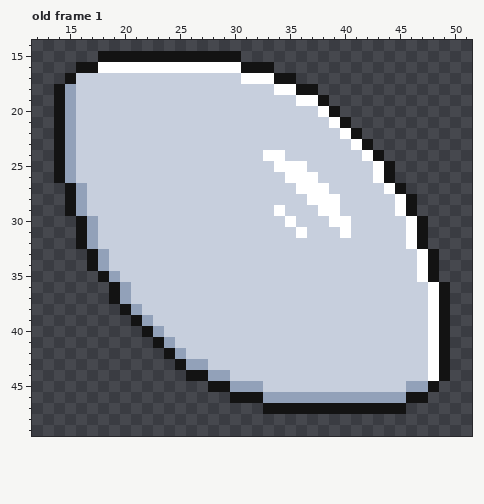
Two states of a animated GIF sprite, lancewells_github_io/public/images/Item_Shop/Items/Wondrous/Scale.gif. That is the earlier state.
The file is 64x64 pixels, 11 frames. Shown: old frame 1: x 12..51, y 14..49. The commit also changed other frames, which this record leaves out.
The result:
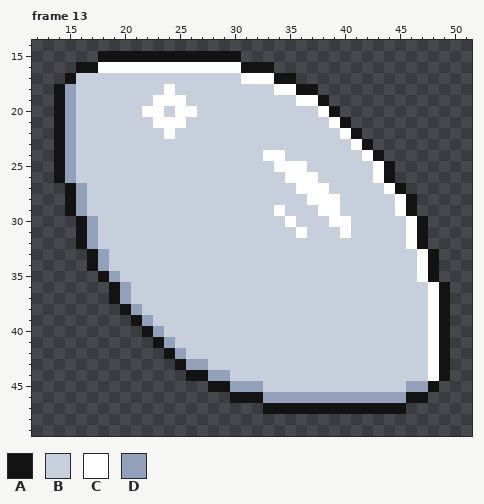
Palette (. is transparent): A #131313  B #c7cfdd  C #ffffff  D #92a1b9
A new or re-ordered frame is compared with the old frame closest to it.
Difference:
frames 11 -> 15
Frame 13 is new; against old frame 1:
y 18: x 24 B -> C
y 19: x 23..25 BBB -> CCC
y 20: x 22..23 BB -> CC; x 25..26 BB -> CC
y 21: x 23..25 BBB -> CCC
y 22: x 24 B -> C
Pixel boxes of the changes (left, top, right, bottom) in both pictures:
changed: (142, 84, 197, 139)
